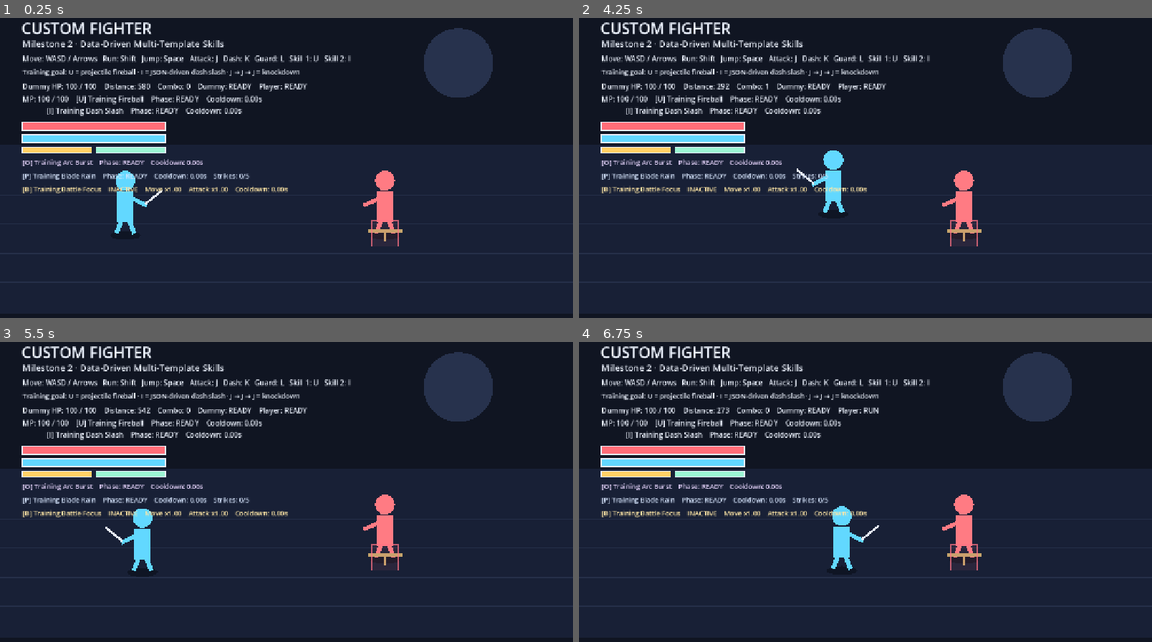
Above: before the commit, frames 1-4 (two rows, left to right).
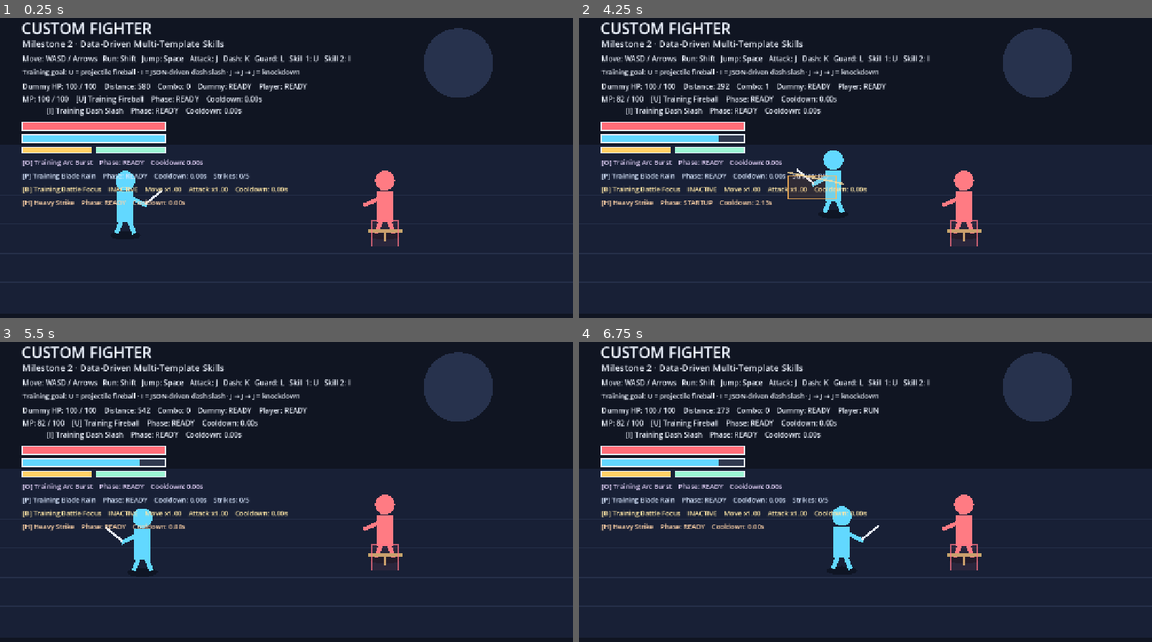
Above: after the commit, the same moments.

Repository: ws951125/custom-fighter
Game: Godot game, scene res://game/runtime/main.tscn
The game is run twice, just before and just after one commit, with the same random seed, the same clock (stepped at 60 frames per second) and the same inputs.
Inputs:
- Up to frame 1 (0.25 s): no input
- Up to frame 2 (4.25 s): tap Enter at 0.5 s; hold D (move_right) 0.53-1.28 s; hold J (attack) 0.53-1.28 s; tap Space (jump) at 0.77, 1.07, 1.52, 1.82, 3.02, 3.05, 3.32 s; tap K (dash) at 0.8, 1.35 s; hold S (move_down) 1.28-2.03 s; tap L (guard) at 1.55 s; hold D (move_right) 2.03-2.78 s; hold L (guard) 2.03-2.78 s; tap Shift (run) at 2.3, 2.85 s; hold W (move_up) 2.78-3.53 s; hold A (move_left) from 3.53 s (still down); hold Space (jump) from 3.53 s (still down); tap J (attack) at 3.8 s; tap H (skill_6, bound only after the commit) at 4.15 s
- Up to frame 3 (5.5 s): release Space (jump) at 4.28 s; tap J (attack) at 4.35 s; tap Space (jump) at 4.52, 4.82 s; tap K (dash) at 4.55 s; release A (move_left) at 5.03 s; hold S (move_down) from 5.03 s (still down); hold K (dash) from 5.03 s (still down); tap L (guard) at 5.3 s
- Up to frame 4 (6.75 s): release S (move_down) at 5.78 s; release K (dash) at 5.78 s; hold D (move_right) 5.78-6.53 s; tap L (guard) at 5.85 s; tap Space (jump) at 6.02, 6.32 s; tap Shift (run) at 6.05 s; hold W (move_up) from 6.53 s (still down); hold Shift (run) from 6.53 s (still down)

The runs differ from the first frame. In frame 1, 0.3% of the frame differs, in the area x 3-33%, y 60-64%; in frame 2, 1.1%, in the area x 3-47%, y 25-64%; in frame 3, 0.9%; in frame 4, 0.9%.

Commit message:
M2: add data-driven Heavy Strike melee skill
Add Heavy Strike as the data-driven melee template, harden Buff browser validation, and improve basic combo reliability with attack input buffering.

Diff:
--- /dev/null
+++ b/content/skills/heavy_strike.sample.json
@@ -0,0 +1,20 @@
+{
+  "schema_version": 1,
+  "id": "heavy_strike_001",
+  "name": "Heavy Strike",
+  "type": "melee",
+  "damage": 24,
+  "mp_cost": 18,
+  "cooldown": 2.2,
+  "startup": 0.18,
+  "active": 0.14,
+  "recovery": 0.28,
+  "speed": 0.0,
+  "range": 72.0,
+  "hitstun": 0.28,
+  "knockback": 360.0,
+  "hitbox_half_width": 54.0,
+  "hitbox_half_depth": 0.10,
+  "visual": "heavy_slash",
+  "impact_visual": "heavy_impact"
+}
--- a/game/core/combat/attack_chain_state.gd
+++ b/game/core/combat/attack_chain_state.gd
@@ -9,9 +9,12 @@
 var attack_lock_remaining := 0.0
 var combo_reset_remaining := 0.0
 var damage_multiplier := 1.0
+var attack_buffered := false
+var buffered_step_ready := 0
 
 func tick(delta: float) -> void:
 	var safe_delta := maxf(0.0, delta)
+	var previous_attack_lock := attack_lock_remaining
 	# Preserve normal timing exactly. Only treat a single frame over 500ms as a browser
 	# hitch, because the player had no usable input frames during that pause.
 	var combo_delta := safe_delta
@@ -19,13 +22,42 @@
 		combo_delta = HITCH_COMBO_TIMER_DELTA
 	attack_lock_remaining = maxf(0.0, attack_lock_remaining - safe_delta)
 	combo_reset_remaining = maxf(0.0, combo_reset_remaining - combo_delta)
+
+	# A combo input accepted during recovery is intentional player input. Resolve it as
+	# soon as recovery ends, even if a long browser frame also crossed the old timer edge.
+	# This makes the combat model resilient to Web/low-FPS hitches without lengthening the
+	# normal unbuffered combo window.
+	if previous_attack_lock > 0.0 and attack_lock_remaining <= 0.0 and attack_buffered:
+		attack_buffered = false
+		buffered_step_ready = _start_next_attack()
+		return
+
 	if combo_reset_remaining <= 0.0 and attack_lock_remaining <= 0.0:
 		combo_step = 0
+		attack_buffered = false
 
 func try_start_attack() -> int:
 	if attack_lock_remaining > 0.0:
 		return 0
+	return _start_next_attack()
 
+func buffer_attack() -> bool:
+	if attack_lock_remaining <= 0.0:
+		return false
+	if combo_step <= 0 or combo_reset_remaining <= 0.0:
+		return false
+	attack_buffered = true
+	return true
+
+func consume_buffered_attack_step() -> int:
+	var step := buffered_step_ready
+	buffered_step_ready = 0
+	return step
+
+func has_buffered_attack() -> bool:
+	return attack_buffered
+
+func _start_next_attack() -> int:
 	combo_step = (combo_step % 3) + 1
 	attack_lock_remaining = recovery_for_step(combo_step)
 	combo_reset_remaining = COMBO_RESET_SECONDS
--- /dev/null
+++ b/game/core/skills/melee_attack_state.gd
@@ -0,0 +1,56 @@
+class_name MeleeAttackState
+extends RefCounted
+
+const CombatBox = preload("res://game/core/combat/combat_box.gd")
+
+var active := false
+var center := Vector2.ZERO
+var half_extents := Vector2.ZERO
+var remaining := 0.0
+var hit_consumed := false
+var facing := 1.0
+var activation_count := 0
+
+func start(
+	origin: Vector2,
+	facing_direction: float,
+	forward_offset: float,
+	half_width: float,
+	half_depth: float,
+	active_seconds: float
+) -> bool:
+	if forward_offset <= 0.0 or half_width <= 0.0 or half_depth <= 0.0 or active_seconds <= 0.0:
+		return false
+	facing = signf(facing_direction)
+	if is_zero_approx(facing):
+		facing = 1.0
+	center = origin + Vector2(facing * forward_offset, 0.0)
+	half_extents = Vector2(half_width, half_depth)
+	remaining = active_seconds
+	hit_consumed = false
+	active = true
+	activation_count += 1
+	return true
+
+func tick(delta: float) -> void:
+	if not active:
+		return
+	remaining = maxf(0.0, remaining - maxf(0.0, delta))
+	if remaining <= 0.0:
+		active = false
+
+func hitbox() -> CombatBox:
+	return CombatBox.new(center, half_extents)
+
+func can_hit() -> bool:
+	return active and not hit_consumed
+
+func consume_hit() -> bool:
+	if not can_hit():
+		return false
+	hit_consumed = true
+	return true
+
+func deactivate() -> void:
+	active = false
+	remaining = 0.0
--- a/game/core/skills/skill_definition.gd
+++ b/game/core/skills/skill_definition.gd
@@ -107,7 +107,9 @@
 	if visual.is_empty() or impact_visual.is_empty():
 		errors.append("visual and impact_visual must not be empty")
 
-	if skill_type == "projectile" or skill_type == "dash":
+	if skill_type == "melee":
+		_validate_melee_skill(errors)
+	elif skill_type == "projectile" or skill_type == "dash":
 		_validate_motion_skill(errors)
 	elif skill_type == "area":
 		_validate_area_skill(errors)
@@ -118,6 +120,14 @@
 
 	loaded = errors.is_empty()
 	return errors
+
+func _validate_melee_skill(errors: PackedStringArray) -> void:
+	if range <= 0.0:
+		errors.append("melee range must be positive")
+	if active <= 0.0:
+		errors.append("melee active duration must be positive")
+	if hitbox_half_width <= 0.0 or hitbox_half_depth <= 0.0:
+		errors.append("melee hitbox dimensions must be positive")
 
 func _validate_motion_skill(errors: PackedStringArray) -> void:
 	if speed <= 0.0:
--- a/game/runtime/main.gd
+++ b/game/runtime/main.gd
@@ -82,6 +82,9 @@
 	_handle_action_edges()
 	movement_state.tick(delta)
 	attack_chain_state.tick(delta)
+	var buffered_attack_step := attack_chain_state.consume_buffered_attack_step()
+	if buffered_attack_step > 0:
+		_execute_attack_step(buffered_attack_step)
 	dummy_recovery_state.tick(delta)
 	fireball_cast_state.tick(delta)
 	dash_slash_cast_state.tick(delta)
@@ -155,7 +158,10 @@
 		and not movement_state.is_dashing()
 		and not _any_skill_casting()
 	):
-		_begin_attack()
+		if attack_chain_state.is_attacking():
+			attack_chain_state.buffer_attack()
+		else:
+			_begin_attack()
 	attack_latched = attacking
 
 	attack_visual_timer = maxf(0.0, attack_visual_timer - delta)
@@ -339,7 +345,9 @@
 	var step := attack_chain_state.try_start_attack()
 	if step == 0:
 		return
-
+	_execute_attack_step(step)
+
+func _execute_attack_step(step: int) -> void:
 	last_attack_step = step
 	last_attack_hit = false
 	attack_visual_timer = attack_chain_state.visual_duration_for_step(step)
--- a/game/runtime/main.tscn
+++ b/game/runtime/main.tscn
@@ -1,9 +1,10 @@
-[gd_scene load_steps=5 format=3]
+[gd_scene load_steps=6 format=3]
 
 [ext_resource type="Script" path="res://game/runtime/main.gd" id="1_main"]
 [ext_resource type="Script" path="res://game/runtime/area_skill_controller.gd" id="2_area"]
 [ext_resource type="Script" path="res://game/runtime/formation_skill_controller.gd" id="3_formation"]
 [ext_resource type="Script" path="res://game/runtime/buff_skill_controller.gd" id="4_buff"]
+[ext_resource type="Script" path="res://game/runtime/melee_skill_controller.gd" id="5_melee"]
 
 [node name="Main" type="Control"]
 layout_mode = 3
@@ -43,3 +44,13 @@
 grow_vertical = 2
 mouse_filter = 2
 script = ExtResource("4_buff")
+
+[node name="MeleeSkillController" type="Control" parent="."]
+layout_mode = 1
+anchors_preset = 15
+anchor_right = 1.0
+anchor_bottom = 1.0
+grow_horizontal = 2
+grow_vertical = 2
+mouse_filter = 2
+script = ExtResource("5_melee")
--- /dev/null
+++ b/game/runtime/melee_skill_controller.gd
@@ -0,0 +1,211 @@
+extends Control
+
+const SkillDefinition = preload("res://game/core/skills/skill_definition.gd")
+const SkillCastState = preload("res://game/core/skills/skill_cast_state.gd")
+const MeleeAttackState = preload("res://game/core/skills/melee_attack_state.gd")
+
+const MELEE_SKILL_PATH := "res://content/skills/heavy_strike.sample.json"
+
+var host
+var skill := SkillDefinition.new()
+var cast_state := SkillCastState.new()
+var melee_state := MeleeAttackState.new()
+var skill_latched := false
+var last_hit := false
+var hit_count := 0
+var cast_origin := Vector2.ZERO
+var cast_facing := 1.0
+var impact_timer := 0.0
+var impact_x := 0.0
+var web_sync_accumulator := 0.0
+var status_label: Label
+
+func _ready() -> void:
+	host = get_parent()
+	mouse_filter = Control.MOUSE_FILTER_IGNORE
+	_register_input()
+	_load_skill()
+	status_label = Label.new()
+	status_label.position = Vector2(50.0, 430.0)
+	status_label.add_theme_font_size_override("font_size", 15)
+	status_label.add_theme_color_override("font_color", Color("ffd3a8"))
+	add_child(status_label)
+	_set_web_state()
+	queue_redraw()
+
+func _process(delta: float) -> void:
+	if host == null:
+		return
+
+	cast_state.tick(delta)
+	if cast_state.consume_activation():
+		_start_melee()
+
+	melee_state.tick(delta)
+	if melee_state.can_hit():
+		_resolve_collision()
+
+	impact_timer = maxf(0.0, impact_timer - delta)
+	_handle_input()
+
+	var skill_name := skill.skill_name if skill.loaded else "Skill unavailable"
+	status_label.text = "[H] %s    Phase: %s    Cooldown: %.2fs" % [
+		skill_name,
+		cast_state.phase_name(),
+		cast_state.cooldown_remaining
+	]
+
+	web_sync_accumulator += delta
+	if web_sync_accumulator >= 0.05:
+		web_sync_accumulator = 0.0
+		_set_web_state()
+	queue_redraw()
+
+func _handle_input() -> void:
+	var pressed := Input.is_action_pressed("skill_6")
+	if pressed and not skill_latched and _can_start_cast():
+		_try_cast()
+	skill_latched = pressed
+
+func _can_start_cast() -> bool:
+	if not skill.loaded or host == null or cast_state.is_casting():
+		return false
+	if not cast_state.can_cast(host.player_state.mp):
+		return false
+	if host.player_guarding or host.movement_state.jumping or host.movement_state.is_dashing():
+		return false
+	if host.attack_chain_state.is_attacking():
+		return false
+	if host.fireball_cast_state.is_casting() or host.dash_slash_cast_state.is_casting() or host.dash_slash_state.active:
+		return false
+
+	var area_controller = get_node_or_null("../AreaSkillController")
+	if area_controller != null and (area_controller.cast_state.is_casting() or area_controller.area_state.active):
+		return false
+	var formation_controller = get_node_or_null("../FormationSkillController")
+	if formation_controller != null and (formation_controller.cast_state.is_casting() or formation_controller.formation_state.active):
+		return false
+	var buff_controller = get_node_or_null("../BuffSkillController")
+	if buff_controller != null and buff_controller.cast_state.is_casting():
+		return false
+	return true
+
+func _try_cast() -> void:
+	if not cast_state.start_cast(host.player_state.mp):
+		return
+	if not host.player_state.spend_mp(skill.mp_cost):
+		return
+	cast_origin = Vector2(host.player_x, host.player_depth)
+	cast_facing = host.player_facing
+	last_hit = false
+	_set_web_state()
+
+func _start_melee() -> void:
+	if not skill.loaded or skill.skill_type != "melee":
+		return
+	melee_state.start(
+		cast_origin,
+		cast_facing,
+		skill.range,
+		skill.hitbox_half_width,
+		skill.hitbox_half_depth,
+		skill.active
+	)
+	_set_web_state()
+
+func _resolve_collision() -> void:
+	if host.dummy_state.is_defeated() or not host.dummy_recovery_state.can_be_hit():
+		return
+	if not melee_state.hitbox().overlaps(host._dummy_hurtbox()):
+		return
+	if not melee_state.consume_hit():
+		return
+
+	host.dummy_state.apply_damage(skill.damage)
+	host.dummy_state.apply_hitstun(skill.hitstun)
+	host.dummy_knockback_state.apply_impulse(cast_facing * skill.knockback)
+	host.dummy_hit_timer = skill.hitstun
+	impact_timer = 0.32
+	impact_x = host.dummy_x
+	last_hit = true
+	hit_count += 1
+	_set_web_state()
+
+func _draw() -> void:
+	if host == null or not skill.loaded:
+		return
+
+	var canvas_height := maxf(size.y, 720.0)
+	var arena_top := canvas_height * 0.50
+	var arena_bottom := canvas_height * 0.86
+	var depth_radius := maxf(15.0, (arena_bottom - arena_top) * skill.hitbox_half_depth)
+	var origin_ground := Vector2(cast_origin.x, lerpf(arena_top, arena_bottom, cast_origin.y))
+	var center_x := cast_origin.x + cast_facing * skill.range
+	var telegraph_center := Vector2(center_x, origin_ground.y - 56.0)
+
+	if cast_state.phase_name() == "STARTUP":
+		var rect := Rect2(
+			telegraph_center - Vector2(skill.hitbox_half_width, depth_radius),
+			Vector2(skill.hitbox_half_width * 2.0, depth_radius * 2.0)
+		)
+		draw_rect(rect, Color(1.0, 0.55, 0.18, 0.10), true)
+		draw_rect(rect, Color(1.0, 0.72, 0.35, 0.82), false, 3.0)
+		var sweep_end := telegraph_center + Vector2(cast_facing * skill.hitbox_half_width, -34.0)
+		draw_line(origin_ground + Vector2(0.0, -64.0), sweep_end, Color(1.0, 0.88, 0.62, 0.72), 4.0)
+
+	if melee_state.active:
+		var active_center := Vector2(
+			melee_state.center.x,
+			lerpf(arena_top, arena_bottom, melee_state.center.y) - 56.0
+		)
+		var sweep_start := -1.15 if cast_facing > 0.0 else PI - 1.15
+		var sweep_end_angle := 1.15 if cast_facing > 0.0 else PI + 1.15
+		draw_arc(active_center, skill.hitbox_half_width, sweep_start, sweep_end_angle, 20, Color(1.0, 0.72, 0.28, 0.95), 9.0)
+		draw_arc(active_center, skill.hitbox_half_width - 14.0, sweep_start, sweep_end_angle, 20, Color(1.0, 0.94, 0.72, 0.88), 4.0)
+
+	if impact_timer > 0.0:
+		var impact_center := Vector2(impact_x, lerpf(arena_top, arena_bottom, host.dummy_depth) - 66.0)
+		var progress := clampf(impact_timer / 0.32, 0.0, 1.0)
+		var radius := 24.0 + (1.0 - progress) * 46.0
+		draw_circle(impact_center, radius * 0.34, Color(1.0, 0.54, 0.16, 0.18 * progress))
+		draw_arc(impact_center, radius, 0.0, TAU, 24, Color(1.0, 0.78, 0.38, progress), 5.0)
+		for index in range(4):
+			var angle := float(index) * PI * 0.5 + 0.25
+			var ray := Vector2(cos(angle), sin(angle)) * radius
+			draw_line(impact_center + ray * 0.30, impact_center + ray, Color(1.0, 0.90, 0.66, progress), 3.0)
+
+func _load_skill() -> void:
+	var errors := skill.load_from_file(MELEE_SKILL_PATH)
+	if not errors.is_empty():
+		push_error("Failed to load melee skill: %s" % " | ".join(errors))
+		return
+	cast_state.configure(skill)
+
+func _register_input() -> void:
+	var action_name := StringName("skill_6")
+	if not InputMap.has_action(action_name):
+		InputMap.add_action(action_name)
+	if not InputMap.action_get_events(action_name).is_empty():
+		return
+	var event := InputEventKey.new()
+	event.physical_keycode = KEY_H
+	InputMap.action_add_event(action_name, event)
+
+func _set_web_state() -> void:
+	if not OS.has_feature("web"):
+		return
+	var can_cast := _can_start_cast() if host != null else false
+	JavaScriptBridge.eval(
+		"document.documentElement.dataset.meleeSkillLoaded='%s';" % _bool_text(skill.loaded) +
+		"document.documentElement.dataset.meleeSkillId='%s';" % skill.skill_id +
+		"document.documentElement.dataset.meleeSkillPhase='%s';" % cast_state.phase_name() +
+		"document.documentElement.dataset.meleeSkillCooldown='%.3f';" % cast_state.cooldown_remaining +
+		"document.documentElement.dataset.meleeSkillCanCast='%s';" % _bool_text(can_cast) +
+		"document.documentElement.dataset.meleeSkillActive='%s';" % _bool_text(melee_state.active) +
+		"document.documentElement.dataset.lastMeleeSkillHit='%s';" % _bool_text(last_hit) +
+		"document.documentElement.dataset.meleeSkillHitCount='%d';" % hit_count +
+		"document.documentElement.dataset.meleeSkillCenterX='%.2f';" % melee_state.center.x
+	)
+
+func _bool_text(value: bool) -> String:
+	return "true" if value else "false"
--- /dev/null
+++ b/tests/melee_test_runner.gd
@@ -0,0 +1,84 @@
+extends SceneTree
+
+const SkillDefinition = preload("res://game/core/skills/skill_definition.gd")
+const MeleeAttackState = preload("res://game/core/skills/melee_attack_state.gd")
+const CombatBox = preload("res://game/core/combat/combat_box.gd")
+
+var failures := 0
+
+func _init() -> void:
+	call_deferred("_run")
+
+func _run() -> void:
+	_test_melee_definition()
+	_test_melee_state()
+
+	if failures == 0:
+		print("MELEE_TESTS_PASSED")
+		quit(0)
+		return
+
+	printerr("MELEE_TEST_FAILURES=%d" % failures)
+	quit(1)
+
+func _test_melee_definition() -> void:
+	var skill := SkillDefinition.new()
+	var errors := skill.load_from_file("res://content/skills/heavy_strike.sample.json")
+	_check(errors.is_empty(), "heavy strike definition validates: %s" % ", ".join(errors))
+	_check(skill.loaded and skill.skill_type == "melee", "melee definition loads")
+	_check(skill.skill_id == "heavy_strike_001", "melee identity loads from JSON")
+	_check(skill.damage == 24 and skill.mp_cost == 18, "melee damage and MP load from JSON")
+	_check(is_equal_approx(skill.cooldown, 2.2), "melee cooldown loads from JSON")
+	_check(is_equal_approx(skill.range, 72.0), "melee forward range loads from JSON")
+	_check(is_equal_approx(skill.hitbox_half_width, 54.0), "melee width loads from JSON")
+	_check(is_equal_approx(skill.hitbox_half_depth, 0.10), "melee depth loads from JSON")
+	_check(is_equal_approx(skill.hitstun, 0.28) and is_equal_approx(skill.knockback, 360.0), "melee reaction data loads from JSON")
+
+	var invalid := SkillDefinition.new()
+	var invalid_errors := invalid.load_from_dictionary({
+		"schema_version": 1,
+		"id": "bad_melee",
+		"name": "Bad Melee",
+		"type": "melee",
+		"damage": 10,
+		"mp_cost": 1,
+		"cooldown": 1.0,
+		"startup": 0.1,
+		"active": 0.0,
+		"recovery": 0.1,
+		"range": 0.0,
+		"hitbox_half_width": 0.0,
+		"hitbox_half_depth": 0.0,
+		"visual": "x",
+		"impact_visual": "y"
+	})
+	_check(not invalid_errors.is_empty() and not invalid.loaded, "invalid melee data is rejected")
+
+func _test_melee_state() -> void:
+	var melee := MeleeAttackState.new()
+	_check(not melee.active, "melee starts inactive")
+	_check(melee.start(Vector2(100.0, 0.5), 1.0, 72.0, 54.0, 0.10, 0.14), "melee starts with valid geometry")
+	_check(melee.active and melee.activation_count == 1, "melee activation is recorded")
+	_check(is_equal_approx(melee.center.x, 172.0) and is_equal_approx(melee.center.y, 0.5), "melee center offsets in facing direction")
+
+	var in_range := CombatBox.new(Vector2(205.0, 0.5), Vector2(25.0, 0.05))
+	var out_of_range := CombatBox.new(Vector2(300.0, 0.5), Vector2(25.0, 0.05))
+	var wrong_depth := CombatBox.new(Vector2(205.0, 0.9), Vector2(25.0, 0.05))
+	_check(melee.hitbox().overlaps(in_range), "melee hitbox reaches target in front")
+	_check(not melee.hitbox().overlaps(out_of_range), "melee hitbox rejects distant target")
+	_check(not melee.hitbox().overlaps(wrong_depth), "melee hitbox rejects wrong depth")
+	_check(melee.consume_hit(), "melee consumes first hit")
+	_check(not melee.consume_hit(), "melee cannot hit twice in one activation")
+	melee.tick(0.20)
+	_check(not melee.active, "melee expires after active window")
+
+	_check(melee.start(Vector2(100.0, 0.5), -1.0, 72.0, 54.0, 0.10, 0.14), "melee can face left")
+	_check(is_equal_approx(melee.center.x, 28.0), "left-facing melee offsets left")
+	_check(not melee.start(Vector2.ZERO, 1.0, 0.0, 54.0, 0.10, 0.14), "melee rejects zero forward offset")
+
+func _check(condition: bool, label: String) -> void:
+	if condition:
+		print("PASS: %s" % label)
+		return
+	failures += 1
+	printerr("FAIL: %s" % label)
Not shown, changed: package.json
Not shown, changed: .github/workflows/ci.yml
Not shown, changed: tests/buff_web_smoke.mjs
Not shown, added: tests/melee_web_smoke.mjs
